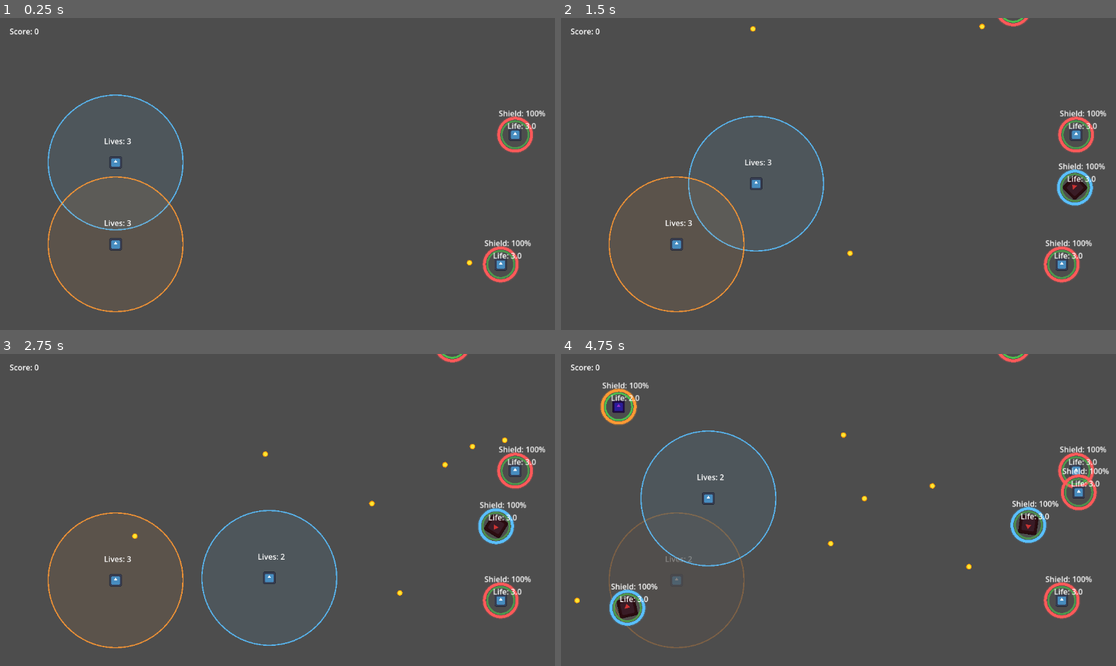
Above: before the commit, frames 1-4 (two rows, left to right).
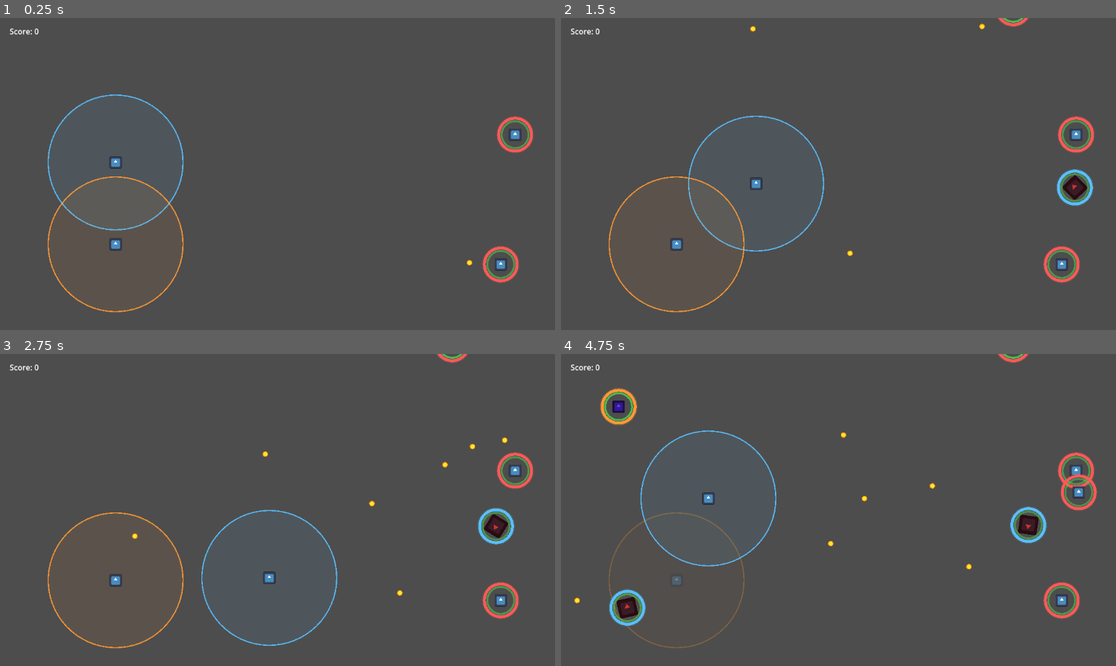
Above: after the commit, the same moments.

Repository: AgustinRamiroDiaz/just-metal-shapes
Game: Godot game, scene res://main_level.tscn
The game is run twice, just before and just after one commit, with the same random seed, the same clock (stepped at 60 frames per second) and the same inputs. The engine's default icon, where the game draws it, is replaced by a stand-in: a white triangle on a blue panel in a dark square.
Inputs:
- Up to frame 1 (0.25 s): no input
- Up to frame 2 (1.5 s): tap Enter at 0.5 s; hold Right (ui_right) 0.53-1.28 s; tap K (p2_down) at 0.6 s; hold Down (ui_down) from 1.28 s (still down); tap J (p2_left) at 1.35 s
- Up to frame 3 (2.75 s): release Down (ui_down) at 2.03 s; hold Right (ui_right) from 2.03 s (still down); tap L (p2_right) at 2.1 s
- Up to frame 4 (4.75 s): release Right (ui_right) at 2.78 s; hold Up (ui_up) 2.78-3.53 s; tap I (p2_up) at 2.85 s; hold Left (ui_left) from 3.53 s (still down); tap K (p2_down) at 3.6 s; tap J (p2_left) at 4.35 s

The runs differ from the first frame. In frame 1, 0.4% of the frame differs, in the area x 18-99%, y 29-78%; in frame 2, 0.6%; in frame 3, 0.6%; in frame 4, 1.0%, in the area x 7-99%, y 9-80%.

Commit message:
remove labels

Diff:
--- a/scripts/components/health_component.gd
+++ b/scripts/components/health_component.gd
@@ -16,17 +16,9 @@
 const PULSE_SPEED: float = 4.0
 const GLOW_INTENSITY: float = 0.4
 
-var _life_label: Label
-
 
 func _ready() -> void:
 	life = max_life
-	_life_label = Label.new()
-	_life_label.position = Vector2(-34.0, -56.0)
-	_life_label.size = Vector2(72.0, 26.0)
-	_life_label.horizontal_alignment = HORIZONTAL_ALIGNMENT_CENTER
-	add_child(_life_label)
-	_update_life_label()
 	queue_redraw()
 
 
@@ -45,7 +37,6 @@
 		damage_flash_timer = DAMAGE_FLASH_DURATION
 		damaged.emit(amount)
 		queue_redraw()
-		_update_life_label()
 		return
 
 	if has_shield and shield > 0.0:
@@ -53,7 +44,6 @@
 
 	life = max(life - amount, 0.0)
 	damage_flash_timer = DAMAGE_FLASH_DURATION
-	_update_life_label()
 	damaged.emit(amount)
 	queue_redraw()
 	if life == 0:
@@ -91,9 +81,3 @@
 	if health_ratio > 0.0:
 		var health_color := Color(0.3, 0.8, 0.3, base_alpha)
 		draw_arc(Vector2.ZERO, 28.0, -PI / 2.0, -PI / 2.0 + (TAU * health_ratio), 32, health_color, 4.0)
-
-
-func _update_life_label() -> void:
-	if _life_label == null:
-		return
-	_life_label.text = "Shield: %.0f%%\nLife: %.1f" % [shield * 100.0, life]
--- a/scripts/player.gd
+++ b/scripts/player.gd
@@ -24,7 +24,6 @@
 
 var lives: int = MAX_LIVES
 var invincible_timer: float = 0.0
-var _lives_label: Label
 
 
 func _apply_deadzone(value: float) -> float:
@@ -39,12 +38,6 @@
 	queue_redraw()
 	range_area.body_entered.connect(_on_range_body_entered)
 	range_area.body_exited.connect(_on_range_body_exited)
-	_lives_label = Label.new()
-	_lives_label.position = Vector2(-24.0, -56.0)
-	_lives_label.size = Vector2(48.0, 20.0)
-	_lives_label.horizontal_alignment = HORIZONTAL_ALIGNMENT_CENTER
-	add_child(_lives_label)
-	_update_lives_label()
 
 
 func _physics_process(delta: float) -> void:
@@ -116,17 +109,10 @@
 		return
 	lives -= amount
 	invincible_timer = INVINCIBILITY_DURATION
-	_update_lives_label()
 	if lives <= 0:
 		lives = 0
 		modulate = Color(0.5, 0.5, 0.5, 1.0)
 		died.emit()
-
-
-func _update_lives_label() -> void:
-	if _lives_label == null:
-		return
-	_lives_label.text = "Lives: %d" % lives
 
 
 func _apply_continuous_damage(delta: float) -> void:
